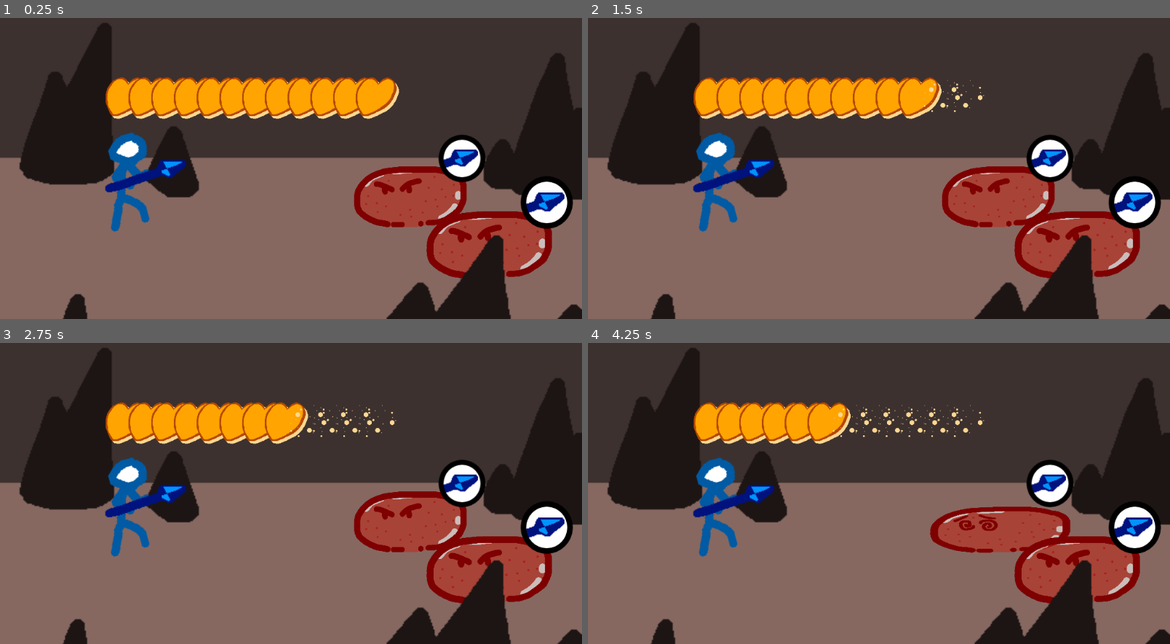
Above: before the commit, frames 1-4 (two rows, left to right).
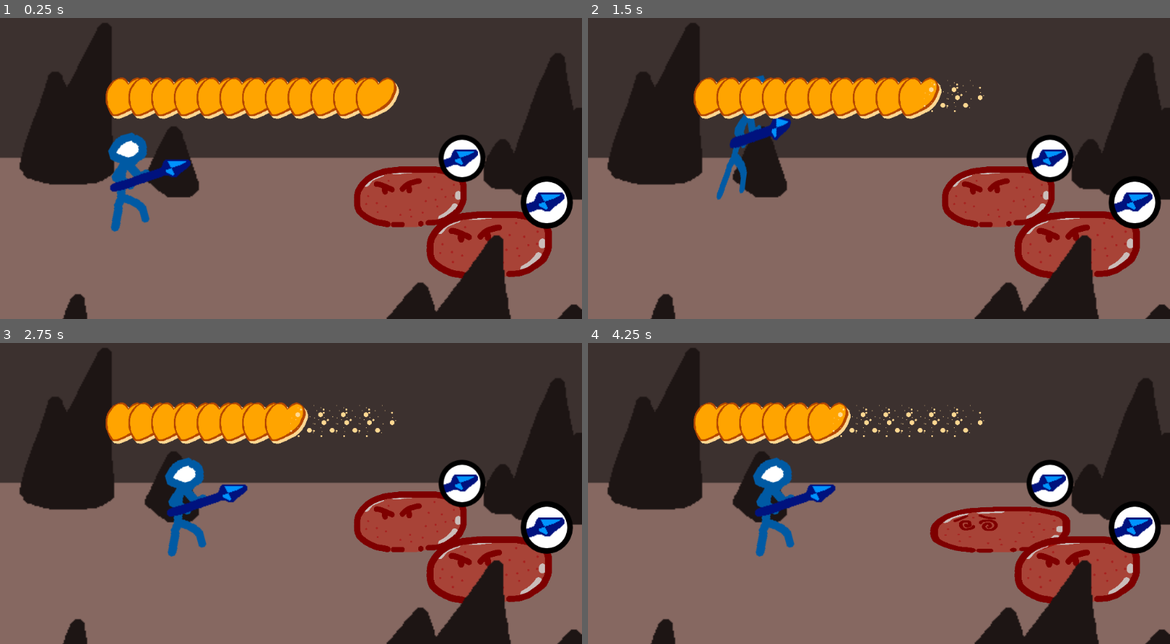
Above: after the commit, the same moments.

Repository: WightLight/StrawberryShortsword
Game: Godot game, scene res://Battle/Battle.tscn
Same seed, same stepped clock (60 frames per second), same inputs: the game is played once before the commit and once after it.
Inputs (mouse positions are in pixels of both pictures, inside the frame that each line leads up to):
- Up to frame 1 (0.25 s): no input
- Up to frame 2 (1.5 s): click (1047, 159) at 0.52 s
- Up to frame 3 (2.75 s): tap Enter at 2 s
- Up to frame 4 (4.25 s): tap Space at 3.5 s

The runs differ from the first frame. In frame 1, 0.3% of the frame differs, in the area x 18-33%, y 46-58%; in frame 2, 2.5%; in frame 3, 3.2%, in the area x 18-43%, y 37-72%; in frame 4, 3.2%.

Commit message:
Animate the player

Diff:
--- a/Battle/Battle.gd
+++ b/Battle/Battle.gd
@@ -8,14 +8,16 @@
 	show_attack_options()
 
 func show_attack_options():
+	print($Player.get_weapons())
 	for enemy in $Enemies.get_children():
-		for weapon in $Player/Weapons.get_children():
+		for weapon in $Player.get_weapons():
 			var attack_option: AttackOption = attack_option_scene.instance()
 			enemy.add_child(attack_option)
 			attack_option.assign(weapon, enemy)
 			attack_option.rect_position.x = 50
 			attack_option.rect_position.y = -125
 			attack_option.connect("attack_finished", self, "_on_attack_finished")
+			attack_option.connect("pressed", $Player, "animate_attack")
 
 func hide_attack_options():
 	# I guess just destroy them
--- a/Battle/Battle.tscn
+++ b/Battle/Battle.tscn
@@ -1,9 +1,8 @@
-[gd_scene load_steps=7 format=2]
+[gd_scene load_steps=6 format=2]
 
 [ext_resource path="res://Enemy/Slime/Slime.tscn" type="PackedScene" id=1]
 [ext_resource path="res://Player/Player.tscn" type="PackedScene" id=2]
 [ext_resource path="res://Battle/Battle.gd" type="Script" id=5]
-[ext_resource path="res://Weapon/BlueberryPike/BlueberryPike.tscn" type="PackedScene" id=6]
 [ext_resource path="res://Background/CaveBackground.png" type="Texture" id=7]
 [ext_resource path="res://Background/CaveForeground.png" type="Texture" id=8]
 
@@ -28,14 +27,6 @@
 [node name="Player" parent="." instance=ExtResource( 2 )]
 position = Vector2( 222, 358 )
 
-[node name="Weapons" type="Node2D" parent="Player"]
-
-[node name="BlueberryPike" parent="Player/Weapons" instance=ExtResource( 6 )]
-position = Vector2( 33, -10 )
-__meta__ = {
-"_edit_group_": true
-}
-
 [node name="CaveForeground" type="Sprite" parent="."]
 scale = Vector2( 2.16, 2.03 )
 texture = ExtResource( 8 )
--- a/Player/Player.gd
+++ b/Player/Player.gd
@@ -13,3 +13,9 @@
 func damage(amount: int):
 	curHp -= amount
 	emit_signal("health_changed", curHp, maxHp)
+
+func animate_attack():
+	$AnimationPlayer.play("Player Attack")
+
+func get_weapons():
+	return $Animatable/Weapons.get_children()
--- a/Player/Player.tscn
+++ b/Player/Player.tscn
@@ -1,14 +1,15 @@
-[gd_scene load_steps=6 format=2]
+[gd_scene load_steps=7 format=2]
 
 [ext_resource path="res://Player/Stickfried.png" type="Texture" id=1]
 [ext_resource path="res://Player/Player.gd" type="Script" id=2]
 [ext_resource path="res://HpIndicator/HpIndicator.tscn" type="PackedScene" id=3]
+[ext_resource path="res://Weapon/BlueberryPike/BlueberryPike.tscn" type="PackedScene" id=4]
 
 [sub_resource type="Animation" id=1]
 resource_name = "Player Attack"
 step = 0.05
 tracks/0/type = "value"
-tracks/0/path = NodePath("Sprite:position")
+tracks/0/path = NodePath("Animatable:position")
 tracks/0/interp = 1
 tracks/0/loop_wrap = true
 tracks/0/imported = false
@@ -20,7 +21,7 @@
 "values": [ Vector2( 0, 0 ), Vector2( 0, 22 ), Vector2( 0, 22 ), Vector2( 83, 34 ), Vector2( 83, 34 ), Vector2( 100, 0 ), Vector2( 100, 0 ), Vector2( 100, 13 ), Vector2( 50, -78 ), Vector2( 0, 0 ) ]
 }
 tracks/1/type = "value"
-tracks/1/path = NodePath("Sprite:scale")
+tracks/1/path = NodePath("Animatable:scale")
 tracks/1/interp = 1
 tracks/1/loop_wrap = true
 tracks/1/imported = false
@@ -32,7 +33,7 @@
 "values": [ Vector2( 1.5, 1.5 ), Vector2( 1.84211, 1.12069 ), Vector2( 1.84211, 1.12069 ), Vector2( 2.21053, 0.913793 ), Vector2( 2.21053, 0.913793 ), Vector2( 1.5, 1.5 ), Vector2( 1.5, 1.5 ), Vector2( 1.81579, 1.27586 ), Vector2( 1, 2 ), Vector2( 1.5, 1.5 ) ]
 }
 tracks/2/type = "value"
-tracks/2/path = NodePath("Sprite:rotation_degrees")
+tracks/2/path = NodePath("Animatable:rotation_degrees")
 tracks/2/interp = 1
 tracks/2/loop_wrap = true
 tracks/2/imported = false
@@ -46,52 +47,24 @@
 
 [sub_resource type="Animation" id=2]
 length = 0.001
-tracks/0/type = "value"
-tracks/0/path = NodePath("Sprite:position")
-tracks/0/interp = 1
-tracks/0/loop_wrap = true
-tracks/0/imported = false
-tracks/0/enabled = true
-tracks/0/keys = {
-"times": PoolRealArray( 0 ),
-"transitions": PoolRealArray( 1 ),
-"update": 0,
-"values": [ Vector2( 0, 0 ) ]
-}
-tracks/1/type = "value"
-tracks/1/path = NodePath("Sprite:scale")
-tracks/1/interp = 1
-tracks/1/loop_wrap = true
-tracks/1/imported = false
-tracks/1/enabled = true
-tracks/1/keys = {
-"times": PoolRealArray( 0 ),
-"transitions": PoolRealArray( 1 ),
-"update": 0,
-"values": [ Vector2( 1.5, 1.5 ) ]
-}
-tracks/2/type = "value"
-tracks/2/path = NodePath("Sprite:rotation_degrees")
-tracks/2/interp = 1
-tracks/2/loop_wrap = true
-tracks/2/imported = false
-tracks/2/enabled = true
-tracks/2/keys = {
-"times": PoolRealArray( 0 ),
-"transitions": PoolRealArray( 1 ),
-"update": 0,
-"values": [ -15.0 ]
-}
 
 [node name="Player" type="Node2D"]
 script = ExtResource( 2 )
 maxHp = 12
 curHp = 12
 
-[node name="Sprite" type="Sprite" parent="."]
+[node name="Animatable" type="Node2D" parent="."]
+scale = Vector2( 1.5, 1.5 )
+
+[node name="Sprite" type="Sprite" parent="Animatable"]
 rotation = -0.261799
-scale = Vector2( 1.5, 1.5 )
 texture = ExtResource( 1 )
+
+[node name="Weapons" type="Node2D" parent="Animatable"]
+
+[node name="BlueberryPike" parent="Animatable/Weapons" instance=ExtResource( 4 )]
+position = Vector2( 27.332, -7.333 )
+scale = Vector2( 0.66, 0.66 )
 
 [node name="HpIndicator" parent="." instance=ExtResource( 3 )]
 position = Vector2( 0, -150 )
